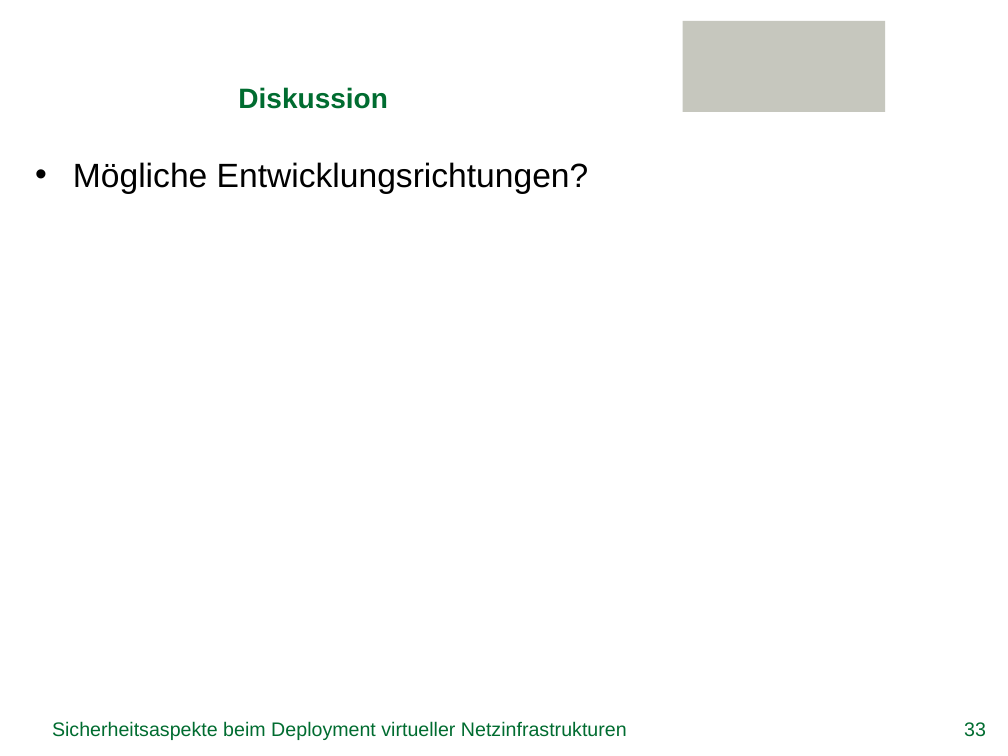
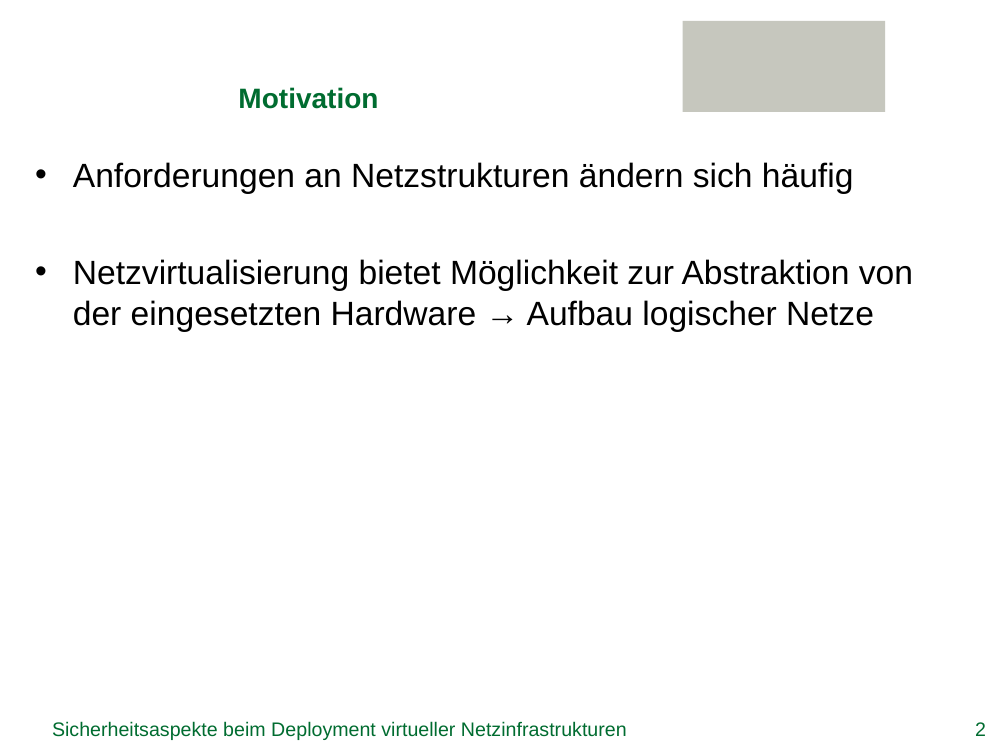
Before and after one commit to GeGroe/timvs, a slide deck: slide 2 of Referat/PowerPoint/TimvS_SVNE.pptx (slide 33 before the commit). Drawn at 1008x756 pixels with LibreOffice and Linux fonts; fonts in the diff are those of the drawing; background and template pictures are left out. Boxes give left, top, right and bottom in pixels: in the first picture for what was removed or moved away, otherwise in the second. Text is boxed around its words. In the diff, an @@ line names an element or a change of style, - is before the commit and + after.

```diff
--- a/Referat/PowerPoint/TimvS_SVNE.pptx
+++ b/Referat/PowerPoint/TimvS_SVNE.pptx
@@ title at [238, 87, 378, 109]: text changed @@
-Diskussion
+Motivation
@@ text at [73, 162, 913, 332]: text changed @@
-• Mögliche Entwicklungsrichtungen?
+• Anforderungen an Netzstrukturen ändern sich häufig
+• Netzvirtualisierung bietet Möglichkeit zur Abstraktion von der eingesetzten Hardware → Aufbau logischer Netze
@@ page number at [975, 722, 986, 736]: text changed @@
-33
+2
```
Also in this commit, not shown: 8 other slides changed, 3 slides removed, 4 other files.
